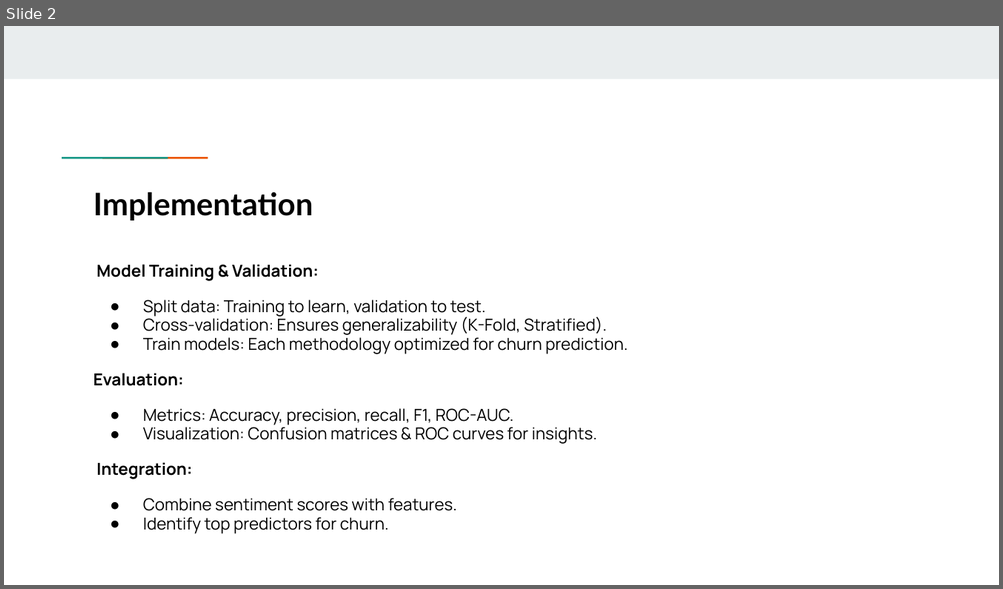
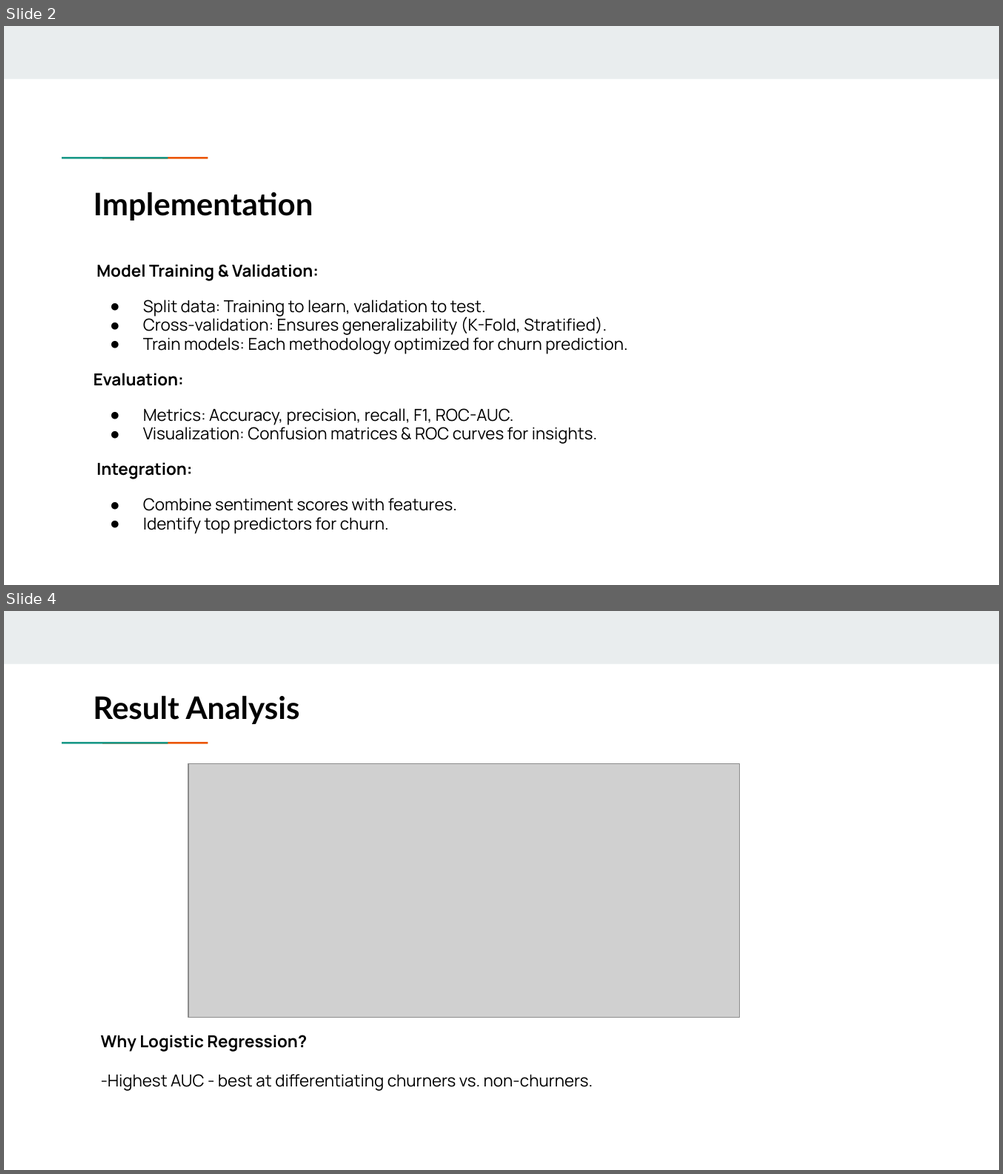
Before and after one commit to irrfanulhoque/CSE431, a slide deck: Submission 5/Slide.pptx. Shown one above the other, each under a label of ours: slide 2 before the commit, slides 2 and 4 after it; the slides between them are not shown. The pictures are 1003x589 and 1003x1174 pixels, drawn with LibreOffice and Linux fonts; fonts in the diff are those of the drawing; grey boxes stand for pictures. Boxes give left, top, right and bottom in pixels: in the first picture for what was removed or moved away, otherwise in the second. Text is boxed around its words. In the diff, an @@ line names an element or a change of style, - is before the commit and + after.

```diff
--- a/Submission 5/Slide.pptx
+++ b/Submission 5/Slide.pptx
@@ slide 4 added at [4,611,999,1170], background #FFFFFF; not listed: 3 template elements that a slide beside it also shows @@
@@ title added at [93,695,300,724], 22.5 pt, text #000000, bold @@
+Result Analysis
@@ picture added at [188,764,739,1018] @@
@@ text added at [101,1035,592,1091], 12 pt, text #000000 @@
+Why Logistic Regression?
+-Highest AUC - best at differentiating churners vs. non-churners.
```
Also in this commit, not shown: 2 slides changed, 2 other slides added.
